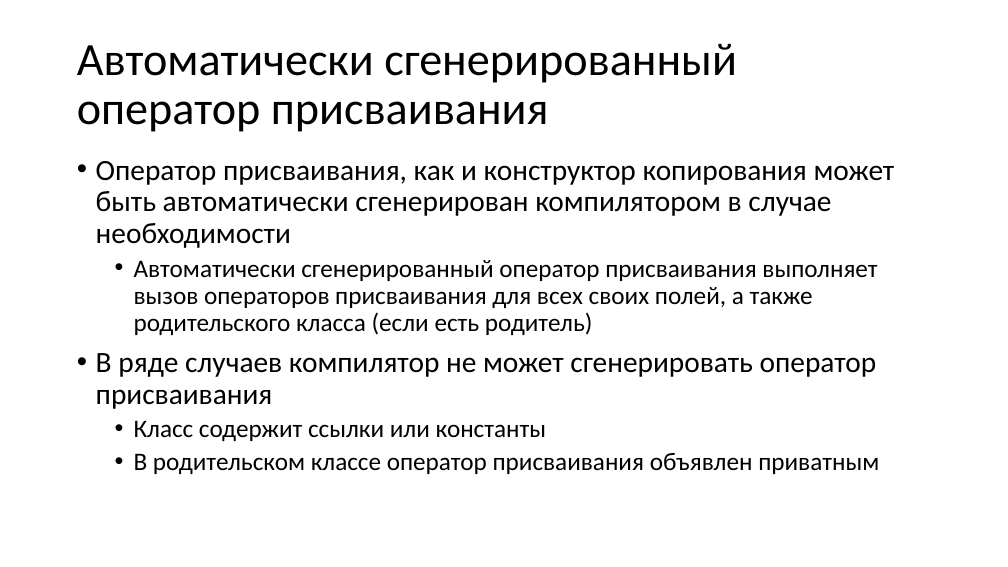
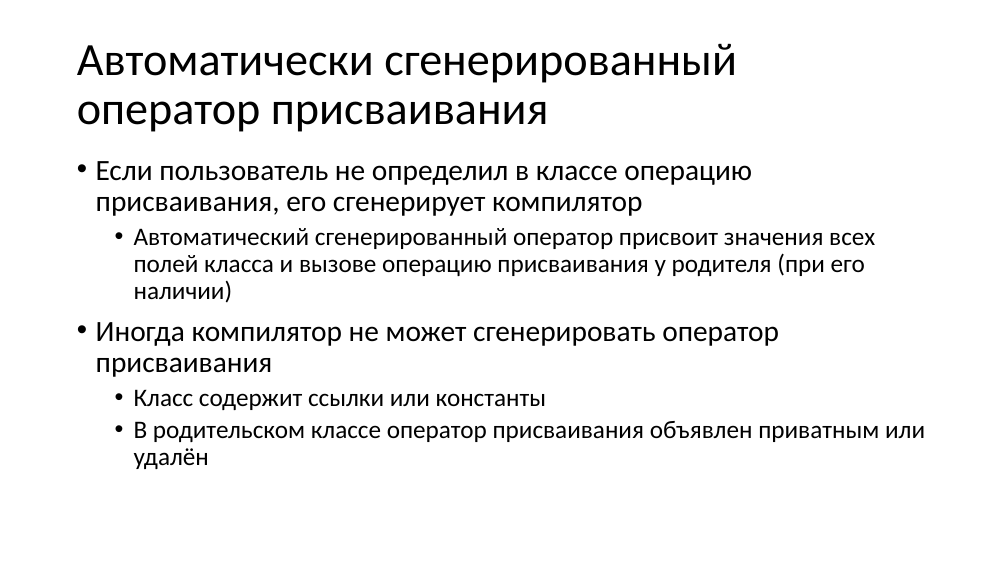
Before and after one commit to alexey-malov/oop, a slide deck: slide 122 of lectures/02/Основы ООП.pptx (slide 121 before the commit). Drawn at 1008x567 pixels with LibreOffice and Linux fonts; fonts in the diff are those of the drawing. Boxes give left, top, right and bottom in pixels: in the first picture for what was removed or moved away, otherwise in the second. Text is boxed around its words. In the diff, an @@ line names an element or a change of style, - is before the commit and + after.

```diff
--- a/lectures/02/Основы ООП.pptx
+++ b/lectures/02/Основы ООП.pptx
@@ text at (96,161,875,377): text changed @@
-• Оператор присваивания, как и конструктор копирования может быть автоматически сгенерирован компилятором в случае необходимости
-  • Автоматически сгенерированный оператор присваивания выполняет вызов операторов присваивания для всех своих полей, а также родительского класса (если есть родитель)
-• В ряде случаев компилятор не может сгенерировать оператор присваивания
+• Если пользователь не определил в классе операцию присваивания, его сгенерирует компилятор
+  • Автоматический сгенерированный оператор присвоит значения всех полей класса и вызове операцию присваивания у родителя (при его наличии)
+• Иногда компилятор не может сгенерировать оператор присваивания
@@ text at (134,421,925,469): text changed @@
-  • В родительском классе оператор присваивания объявлен приватным
+  • В родительском классе оператор присваивания объявлен приватным или удалён
```
Also in this commit, not shown: 7 other slides changed, 4 slides added, 2 slides removed, 3 other files.
